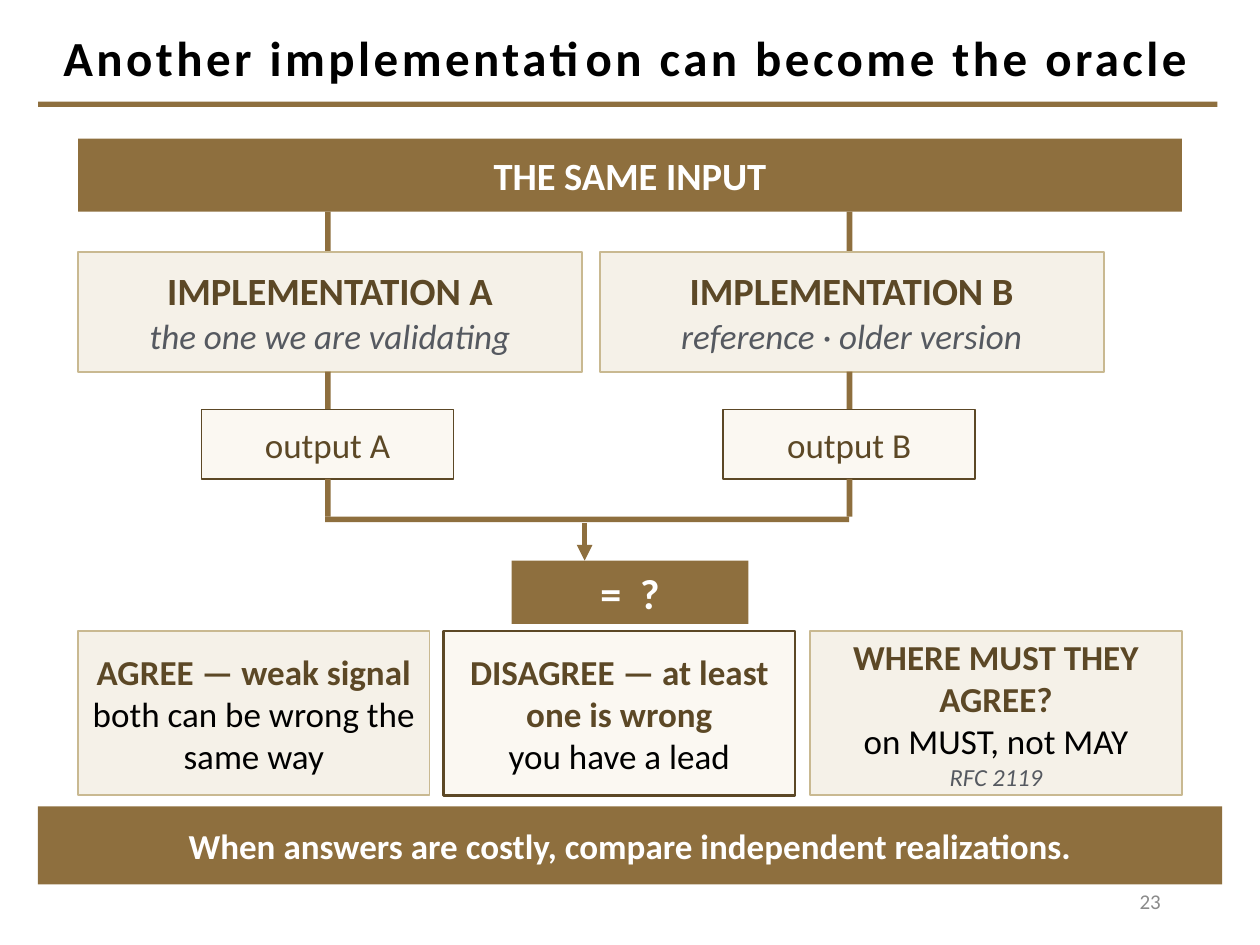
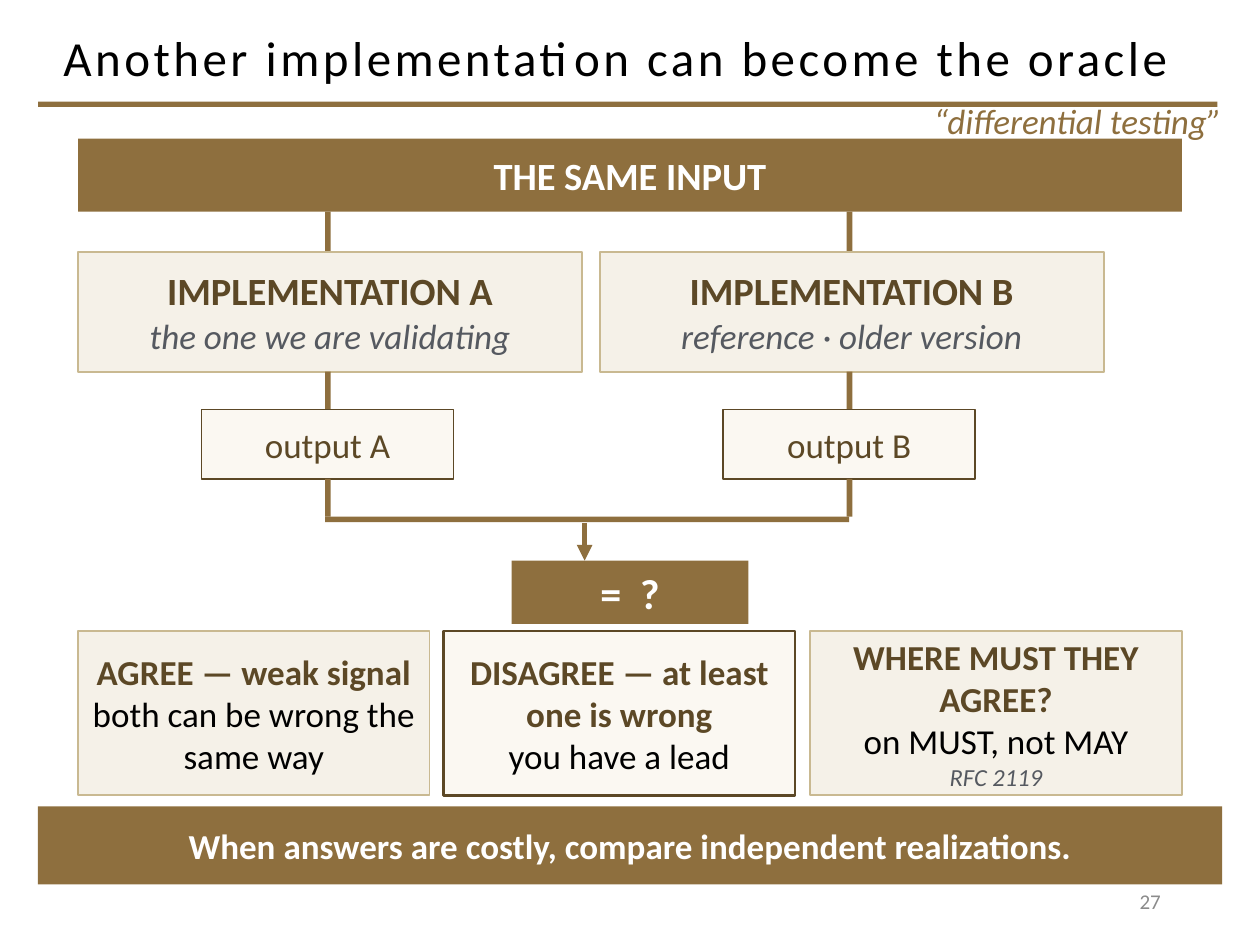
Before and after one commit to davisjam/model-based-agentic-software-engineering, a slide deck: slide 27 of course/lectures/act-1-foundations/08-validation/1-8-Validation.pptx (slide 23 before the commit). Drawn at 1260x945 pixels with LibreOffice and Linux fonts; fonts in the diff are those of the drawing; background and template pictures are left out. Boxes give left, top, right and bottom in pixels: in the first picture for what was removed or moved away, otherwise in the second. Text is boxed around its words. In the diff, an @@ line names an element or a change of style, - is before the commit and + after.

```diff
--- a/course/lectures/act-1-foundations/08-validation/1-8-Validation.pptx
+++ b/course/lectures/act-1-foundations/08-validation/1-8-Validation.pptx
@@ title "Another implementation can become the ..." at box(63, 42, 1167, 77): bold off @@
@@ text added at box(934, 105, 1222, 143), 20 pt, text #8E6F3E, italic @@
+“differential testing”
@@ page number at box(1140, 895, 1161, 909): text changed @@
-23
+27
```
Also in this commit, not shown: 26 other slides changed, 4 slides added.
